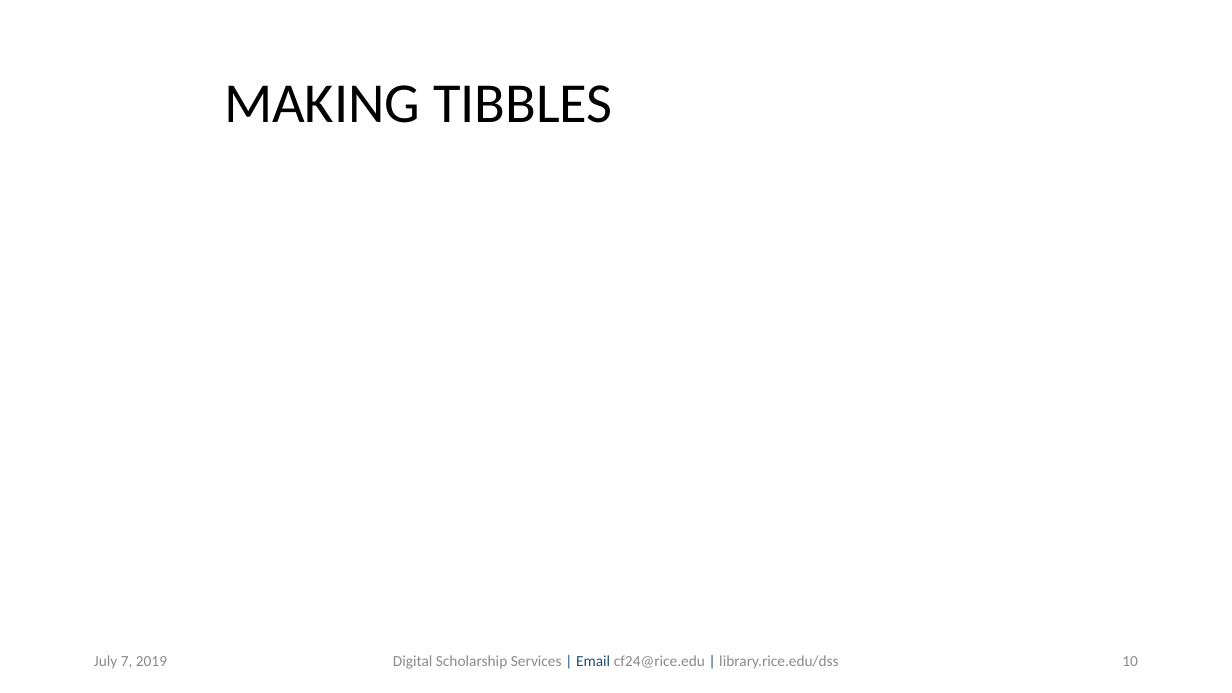
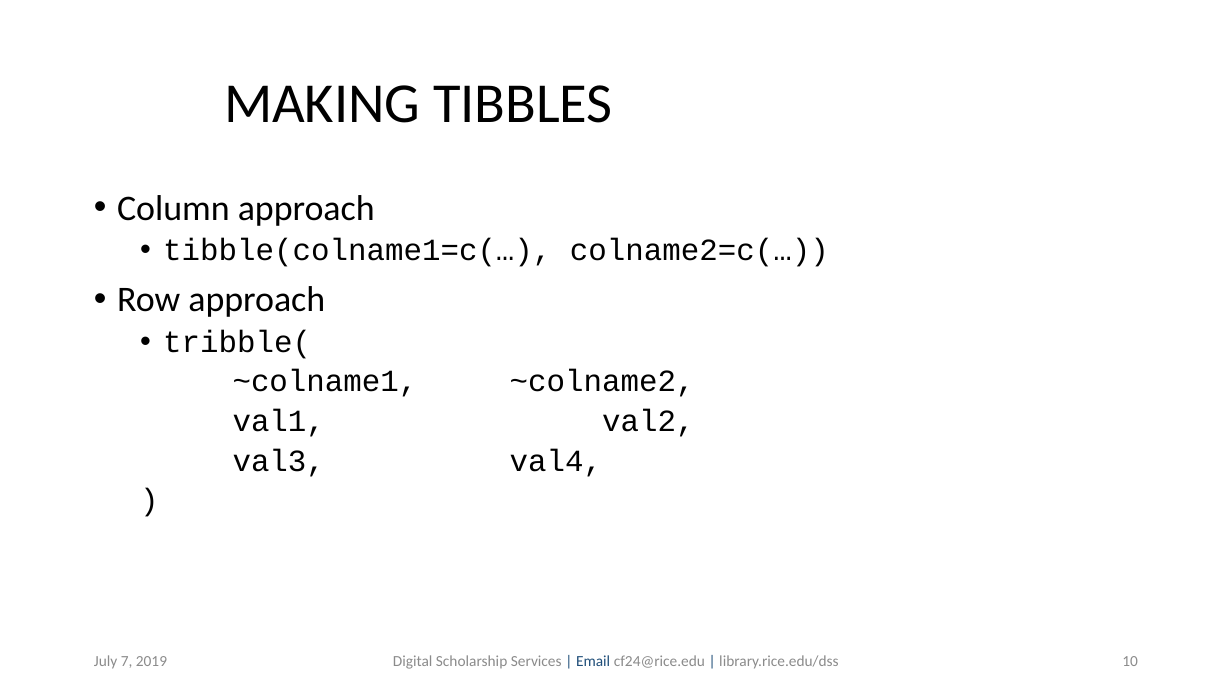
Before and after one commit to bakitybacon/rice-data-and-donuts, a slide deck: slide 10 of Rviz/R Visualization and Data Manipulation.pptx. Drawn at 1232x693 pixels with LibreOffice and Linux fonts; fonts in the diff are those of the drawing; background and template pictures are left out. Boxes give left, top, right and bottom in pixels: in the first picture for what was removed or moved away, otherwise in the second. Text is boxed around its words. In the diff, an @@ line names an element or a change of style, - is before the commit and + after.

```diff
--- a/Rviz/R Visualization and Data Manipulation.pptx
+++ b/Rviz/R Visualization and Data Manipulation.pptx
@@ text added at [117,195,829,477], 24 pt, text #000000 @@
+• Column approach
+  • tibble(colname1=c(…), colname2=c(…))
+• Row approach
+  • tribble(
+  ~colname1, ~colname2,
+  val1, val2,
+  val3, val4,
+  )
```
Also in this commit, not shown: 10 other slides changed, 16 slides added, 1 other file.
